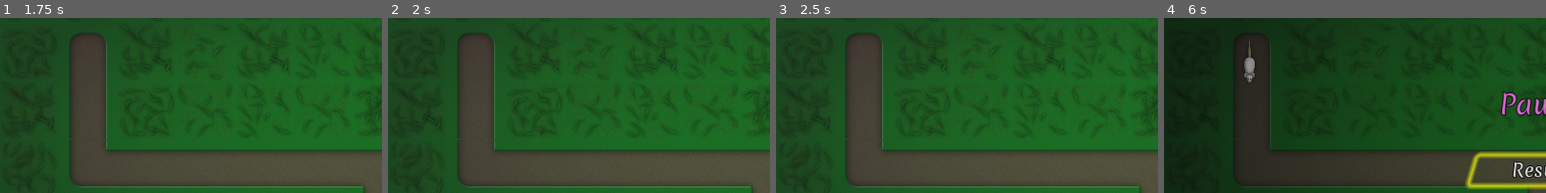
Above: before the commit, frames 1-4 (left to right).
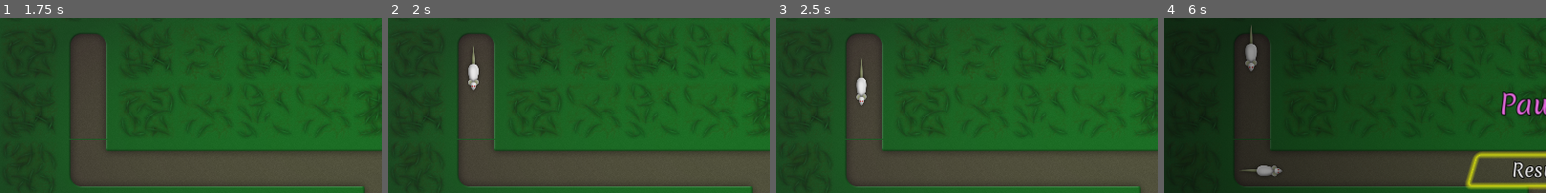
Above: after the commit, the same moments.

Repository: vibrunazo/godot-cats
Game: Godot game, scene res://scenes/maps/MainScene.tscn
Same seed, same stepped clock (60 frames per second), same inputs: the game is played once before the commit and once after it. Sound files missing from this copy of the repository are replaced by a short silence.
Inputs (mouse positions are % of the whole screen's width and height, from its top left):
- Up to frame 1 (1.75 s): tap Enter (ui_accept) at 0.5, 0.77 s; move the mouse to (72, 45) at 0.52 s; click (72, 45) at 0.67 s; click "$10" at 1.25 s
- Up to frame 2 (2 s): no input
- Up to frame 3 (2.5 s): click "$15" at 2 s
- Up to frame 4 (6 s): click "$10" at 2.75 s; click "$15" at 3.5 s; click "$10" at 4.25 s; click "$15" at 5 s; click (86, 9) at 5.75 s
The pictures show only the part of the screen within x 0-50%, y 15-65%; the shares and areas given below are measured in that part.

Frame 1 is identical in both runs. In frame 2, 0.4% of the frame differs, in the area x 21-24%, y 16-42%; in frame 3, 0.4%; in frame 4, 0.9%, in the area x 20-31%, y 4-91%.

Commit message:
fixed wave order

Diff:
--- a/scenes/maps/Map.gd
+++ b/scenes/maps/Map.gd
@@ -55,11 +55,11 @@
 		"size_max": 2
 	},
 	{
-		"start": 30,
+		"start": 38,
 		"spawns": 4,
 		"cooldown": 5,
-		"size_min": 100,
-		"size_max": 140
+		"size_min": 180,
+		"size_max": 240
 	},
 	{
 		"start": 35,
@@ -129,12 +129,10 @@
 
 func build_wave(wave: Dictionary, i: int):
 	print('building wave %s' % wave)
-	yield(get_tree().create_timer(wave.start), "timeout")
-	print('starting wave')
+
 	get_tree().create_timer(wave.cooldown)
 	var t: Timer = Timer.new()
 	add_child(t)
-	t.connect("timeout", self, "wave_timer_timeout", [i])
 	var wave_state = {
 		"spawned": 0,
 		"timer": t
@@ -143,6 +141,10 @@
 		wave_state_list[i] = wave_state
 	else:
 		wave_state_list.append(wave_state)
+	t.connect("timeout", self, "wave_timer_timeout", [i])
+	yield(get_tree().create_timer(wave.start), "timeout")
+	wave_timer_timeout(i)
+	print('starting wave')
 	t.start(wave.cooldown)
 #	yield(t, "timeout")
 #	print('timer timed out')
